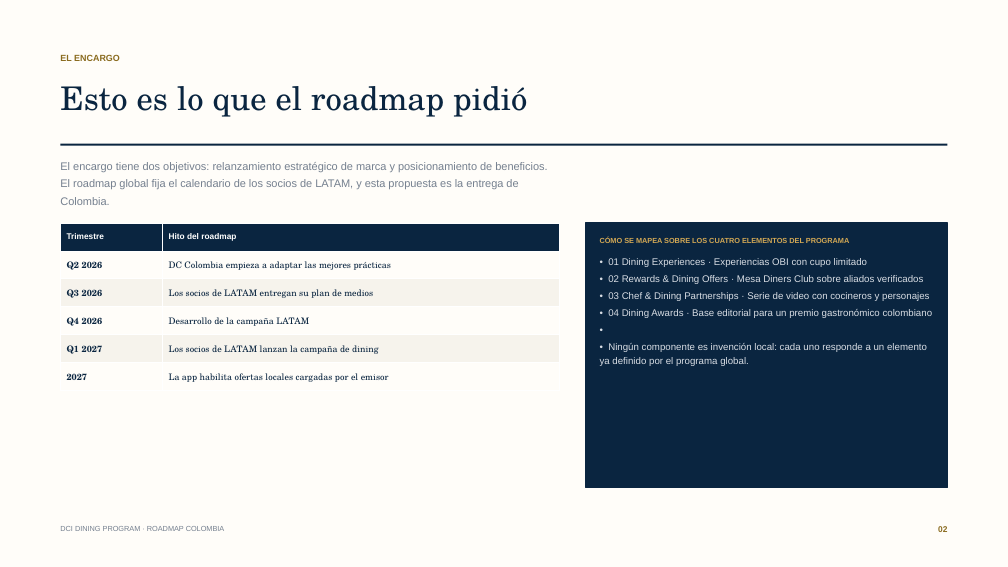
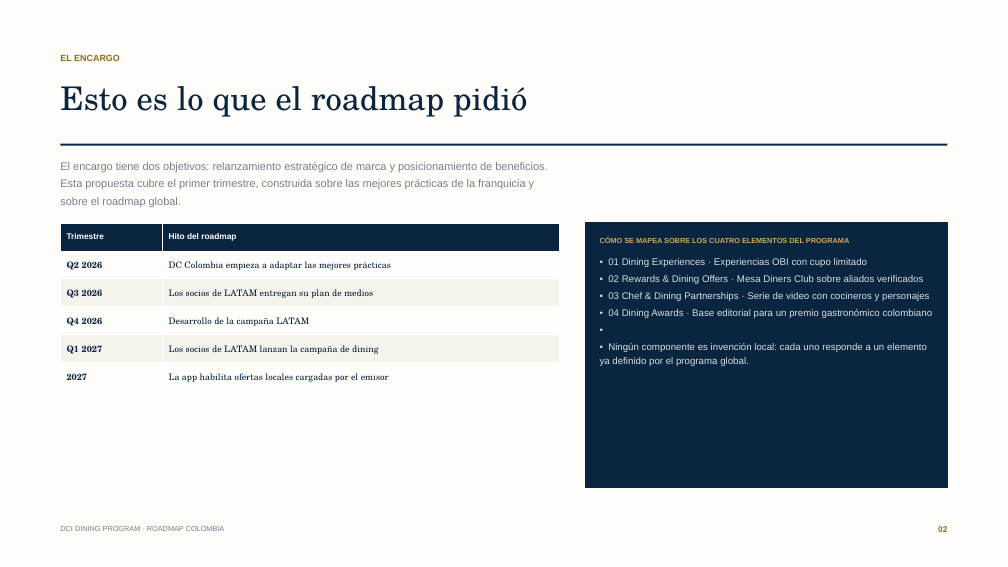
Before and after one commit to carolinarvera/relanzamiento-dci, a slide deck: slide 2 of 03 - Unidades de Negocio/Diners/Alianza-DCI/Plan-Medios-Colombia-DCI.pptx. Drawn at 1008x567 pixels with LibreOffice and Linux fonts; fonts in the diff are those of the drawing. Boxes give left, top, right and bottom in pixels: in the first picture for what was removed or moved away, otherwise in the second. Text is boxed around its words. In the diff, an @@ line names an element or a change of style, - is before the commit and + after.

```diff
--- a/03 - Unidades de Negocio/Diners/Alianza-DCI/Plan-Medios-Colombia-DCI.pptx
+++ b/03 - Unidades de Negocio/Diners/Alianza-DCI/Plan-Medios-Colombia-DCI.pptx
@@ text at box(60, 162, 547, 207): text changed @@
-El encargo tiene dos objetivos: relanzamiento estratégico de marca y posicionamiento de beneficios. El roadmap global fija el calendario de los socios de LATAM, y esta propuesta es la entrega de Colombia.
+El encargo tiene dos objetivos: relanzamiento estratégico de marca y posicionamiento de beneficios. Esta propuesta cubre el primer trimestre, construida sobre las mejores prácticas de la franquicia y sobre el roadmap global.
```
Also in this commit, not shown: 4 other slides changed, 3 other files.
